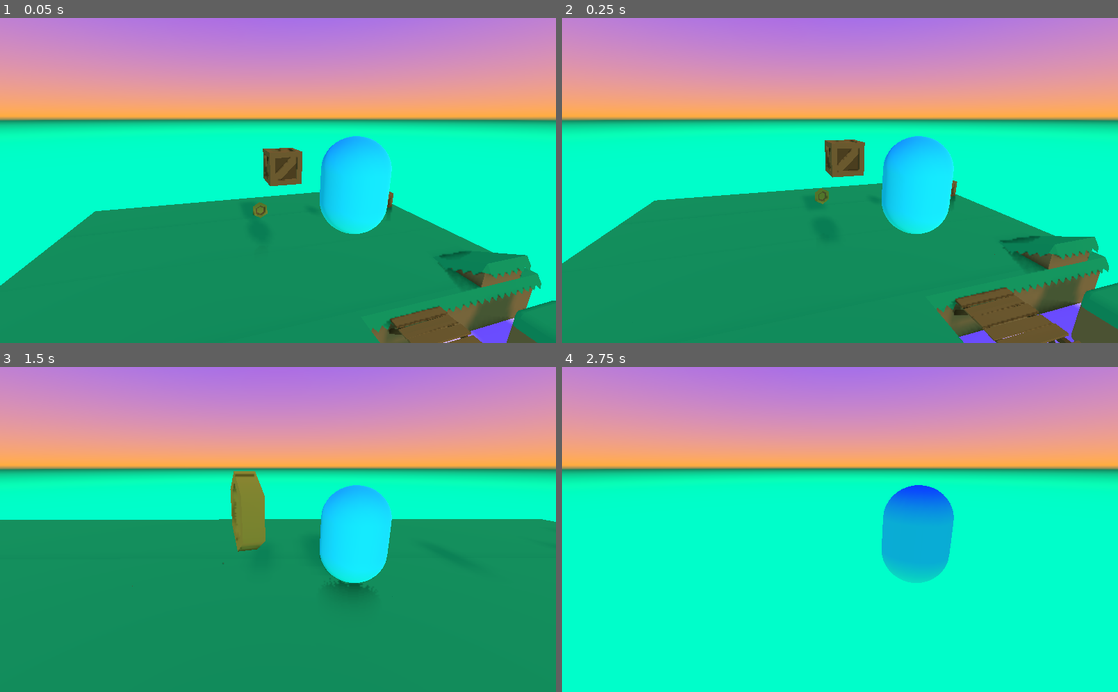
Above: before the commit, frames 1-4 (two rows, left to right).
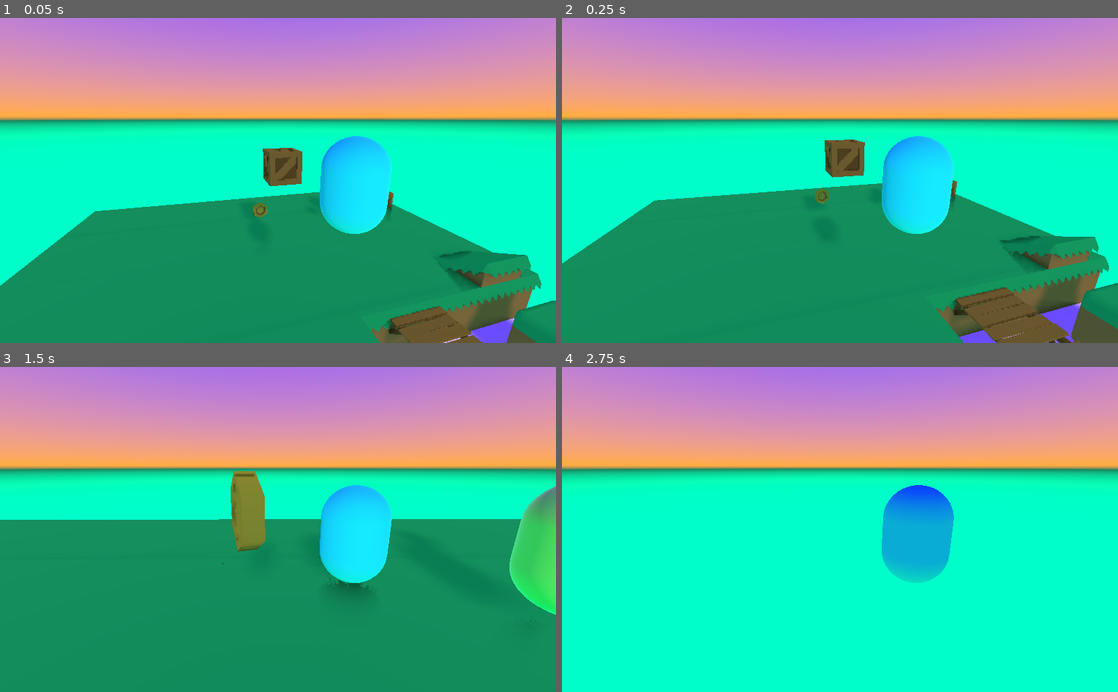
Above: after the commit, the same moments.

Repository: leozende/project-godot
Game: Godot game, scene res://Phase_1.tscn
The game is run twice, just before and just after one commit, with the same random seed, the same clock (stepped at 60 frames per second) and the same inputs.
Inputs (mouse positions are in pixels of both pictures, inside the frame that each line leads up to):
- Up to frame 1 (0.05 s): no input
- Up to frame 2 (0.25 s): no input
- Up to frame 3 (1.5 s): tap Enter (ui_accept) at 0.5 s; move the mouse to (305, 529) at 0.52 s; hold W (move_forward) from 0.53 s (still down); tap Space (jump) at 0.77 s; move the mouse to (250, 529) at 1.27 s
- Up to frame 4 (2.75 s): keep holding W (move_forward); tap Space (jump) at 1.52 s; move the mouse to (851, 523) at 2.02 s

The runs differ from the first frame. In frame 3, 2.4% of the frame differs, in the area x 91-100%, y 36-77%; in frame 4, nothing differs.

Commit message:
Enemy

Diff:
--- /dev/null
+++ b/Actors/Enemy.tscn
@@ -0,0 +1,28 @@
+[gd_scene load_steps=5 format=2]
+
+[ext_resource path="res://Scripts/Enemy.gd" type="Script" id=1]
+
+[sub_resource type="CapsuleMesh" id=1]
+
+[sub_resource type="SpatialMaterial" id=2]
+albedo_color = Color( 0.482353, 1, 0.427451, 1 )
+metallic = 0.3
+roughness = 0.42
+
+[sub_resource type="CapsuleShape" id=3]
+
+[node name="Enemy" type="KinematicBody"]
+script = ExtResource( 1 )
+
+[node name="mesh" type="MeshInstance" parent="."]
+transform = Transform( 0.25, 0, 0, 0, -1.09278e-08, -0.25, 0, 0.25, -1.09278e-08, 0, 0.5, 0 )
+mesh = SubResource( 1 )
+material/0 = SubResource( 2 )
+
+[node name="CollisionShape" type="CollisionShape" parent="."]
+transform = Transform( 0.25, 0, 0, 0, -1.09278e-08, -0.25, 0, 0.25, -1.09278e-08, 0, 0.5, 0 )
+shape = SubResource( 3 )
+
+[node name="attackTimer" type="Timer" parent="."]
+
+[connection signal="timeout" from="attackTimer" to="." method="_on_attackTimer_timeout"]
--- a/Phase_1.tscn
+++ b/Phase_1.tscn
@@ -8,6 +8,7 @@
 [ext_resource path="res://Scripts/Phase_1.gd" type="Script" id=6]
 [ext_resource path="res://Actors/Character.tscn" type="PackedScene" id=7]
 [ext_resource path="res://Objects/coinGold.tscn" type="PackedScene" id=8]
+[ext_resource path="res://Actors/Enemy.tscn" type="PackedScene" id=9]
 
 [sub_resource type="PlaneMesh" id=1]
 size = Vector2( 10, 10 )
@@ -161,3 +162,6 @@
 
 [node name="WorldEnvironment" type="WorldEnvironment" parent="."]
 environment = SubResource( 4 )
+
+[node name="Enemy" parent="." instance=ExtResource( 9 )]
+transform = Transform( 1, 0, 0, 0, 1, 0, 0, 0, 1, 2.5, 1, -3 )
--- a/Scripts/Character.gd
+++ b/Scripts/Character.gd
@@ -6,6 +6,10 @@
 
 var gravity := Vector3.DOWN * 12
 var mouse_rotation := 0.05
+
+var currentHP := 10
+var maxHP := 10
+var damage :=1
 
 var is_jumping := false
 
@@ -26,6 +30,8 @@
 	var snap_vector = Vector3.DOWN if not is_jumping else Vector3.ZERO
 
 	velocity = move_and_slide_with_snap(velocity, snap_vector, Vector3.UP, true, 4, deg2rad(70))
+
+	print(currentHP)
 
 func move_input(delta):
 	var input = Vector3.ZERO
@@ -51,3 +57,12 @@
 
 	if Input.is_action_just_pressed("ui_accept") and Input.get_mouse_mode() == Input.MOUSE_MODE_VISIBLE:
 		Input.set_mouse_mode(Input.MOUSE_MODE_CAPTURED)
+
+func take_damage(damage):
+	currentHP -= damage
+
+	if currentHP <= 0:
+		die()
+
+func die():
+	get_tree().reload_current_scene()
--- /dev/null
+++ b/Scripts/Enemy.gd
@@ -0,0 +1,40 @@
+extends KinematicBody
+
+var enemyHP := 3
+var damage := 1
+
+var attackDistance := 1.0
+var attackRate := 1.0
+var enemySpeed := 2.5
+
+var velocity := Vector3.ZERO
+
+onready var timer := $attackTimer as Timer
+onready var player := get_node("/root/World/Character")
+
+const UP = Vector3.UP
+
+func _ready():
+	timer.wait_time = attackRate
+	timer.start()
+
+func _physics_process(delta):
+	var distance = translation.distance_to(player.translation)
+
+	if distance > attackDistance:
+		var direction = (player.translation - translation).normalized()
+
+		velocity = Vector3(direction.x, 0, direction.z)
+
+		velocity = move_and_slide(velocity,UP)
+
+func take_damage(damage):
+	enemyHP -= damage
+
+	if enemyHP <= 0:
+		queue_free()
+
+
+func _on_attackTimer_timeout():
+	if translation.distance_to(player.translation) <= attackDistance:
+		player.take_damage(damage)
Not shown: 1 places in Phase_1.tscn that only renumber resources
